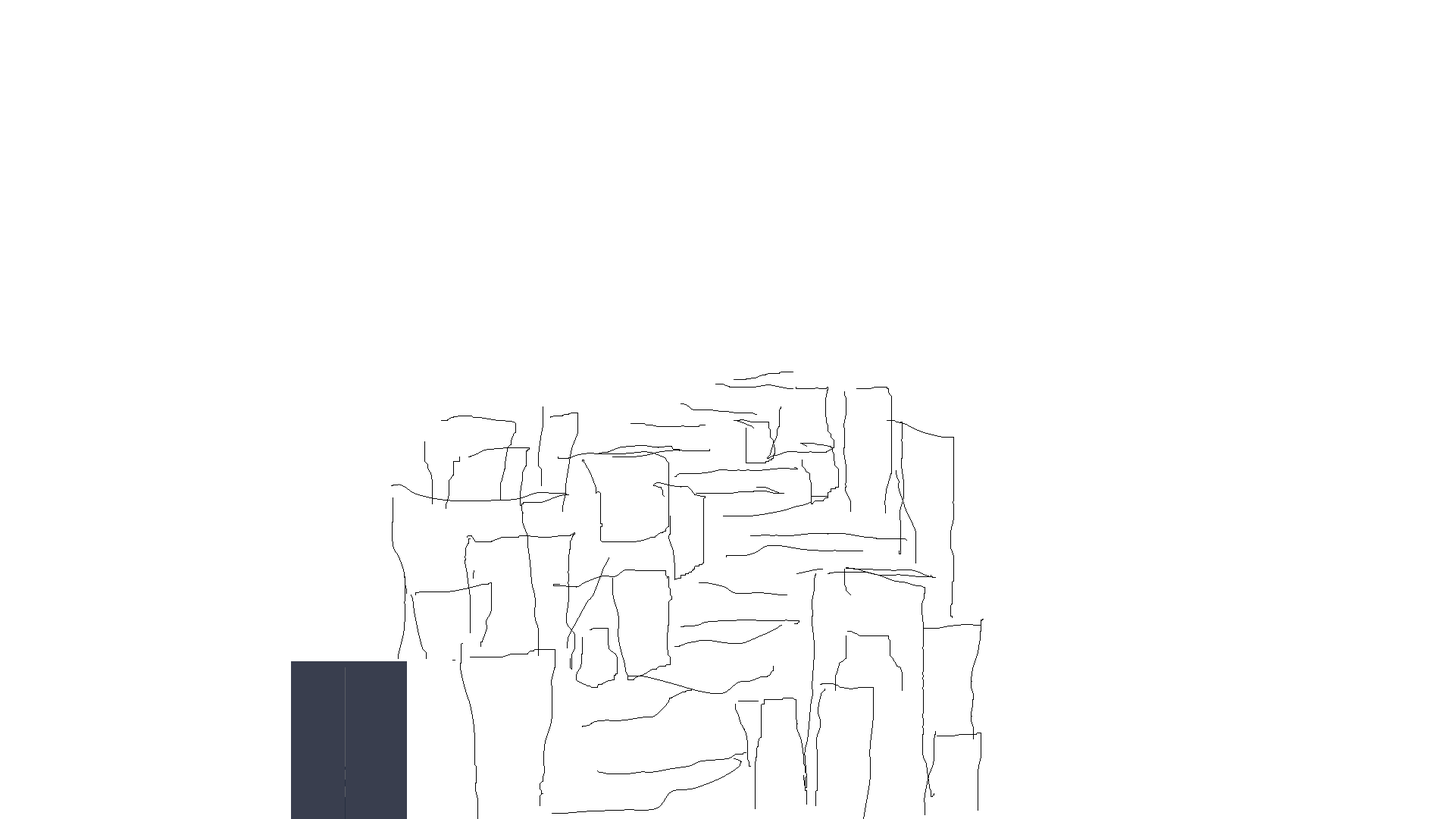
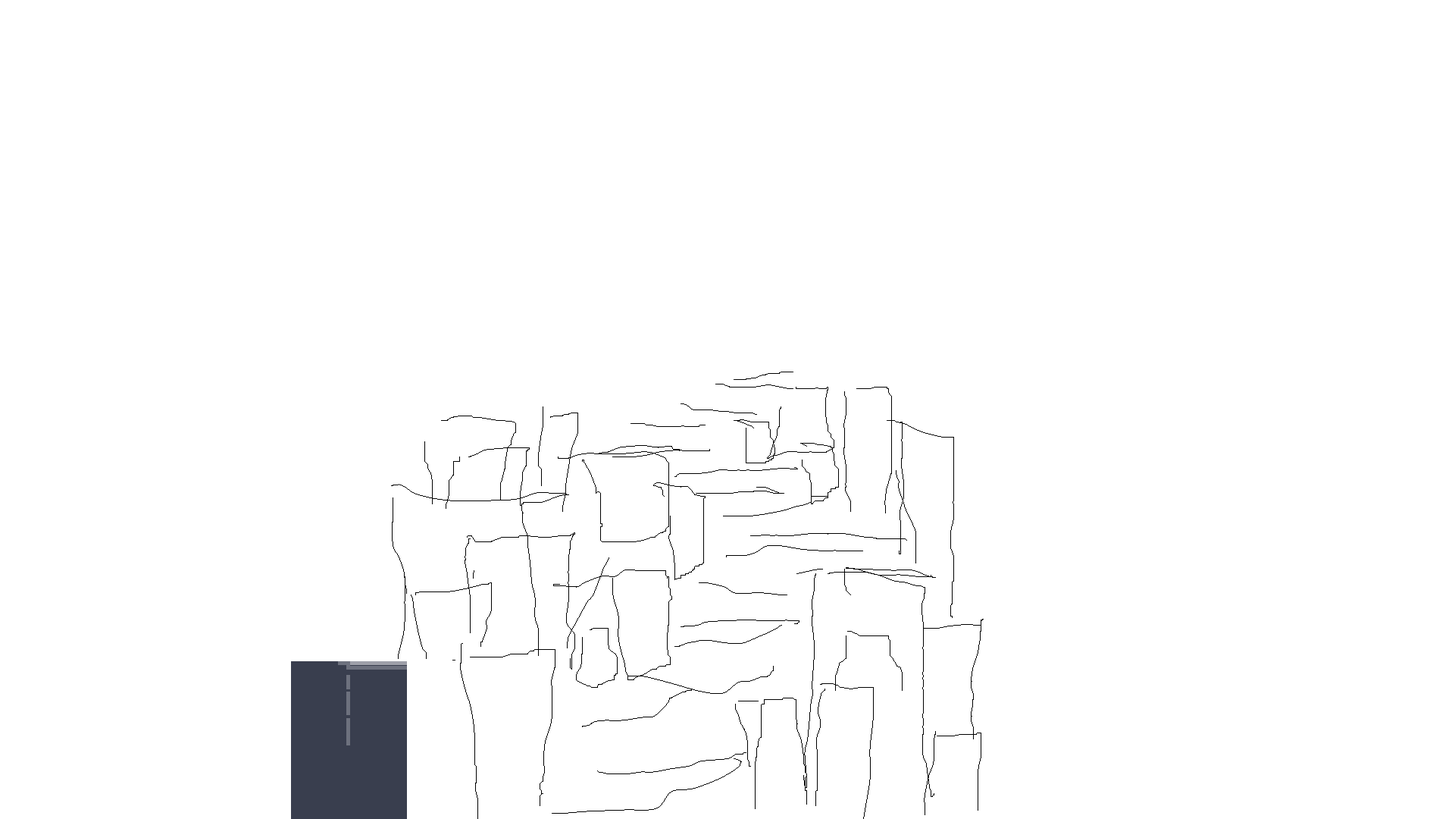
Layers edited between the first and the second 1455 × 819 image:
painted on "Background" over [338, 660, 408, 819]
